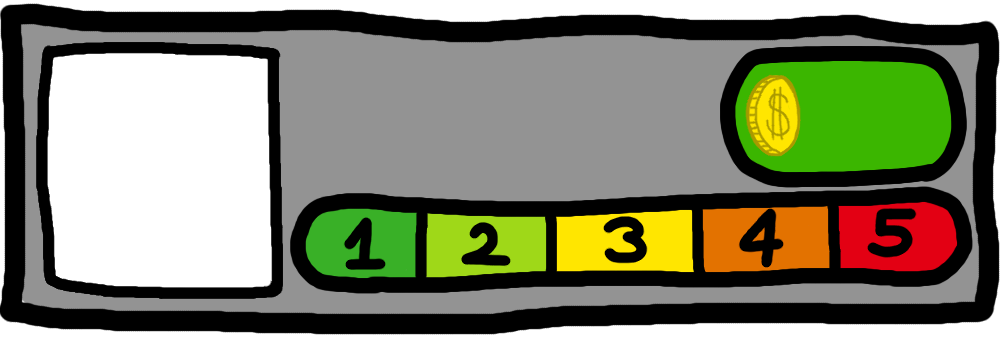
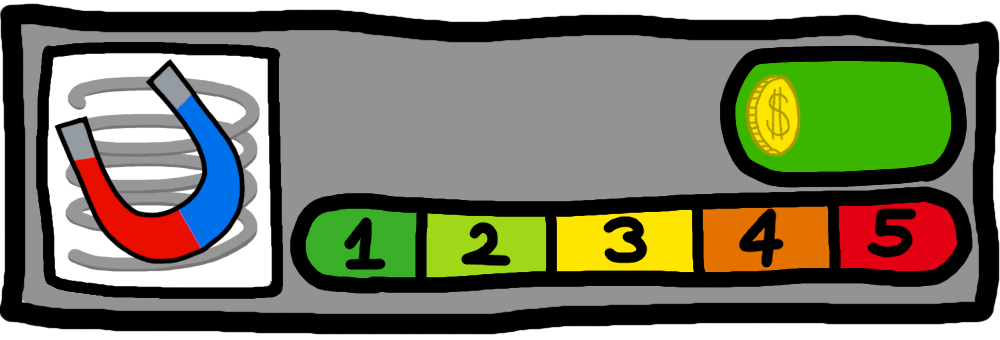
The second (1000, 340) image is a revision of the first. Changes to its layers:
added layer "magnet.png" above "springIcon" over bbox(54, 58, 246, 265)
showed "springIcon" over bbox(65, 76, 260, 272)
